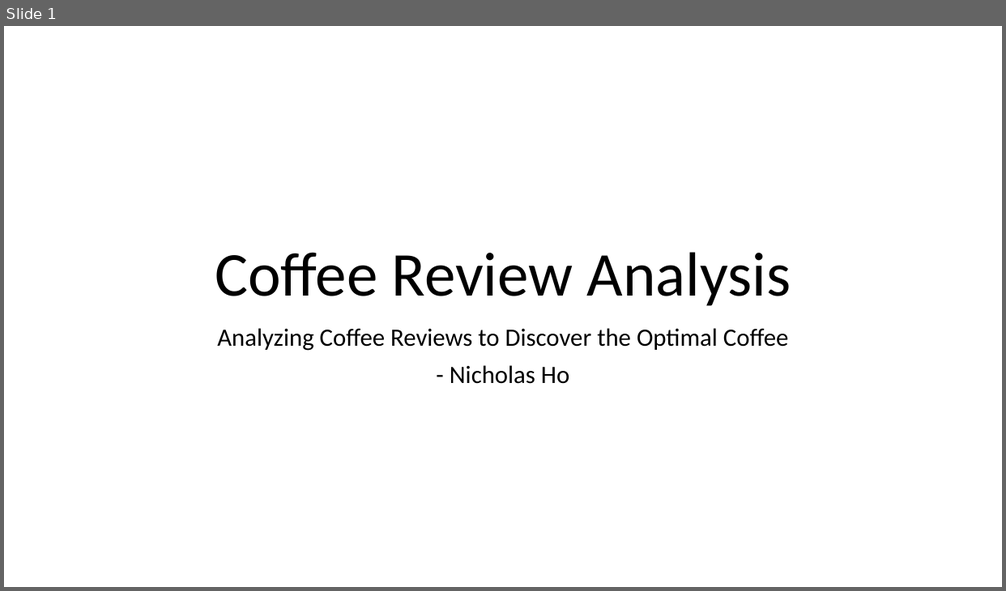
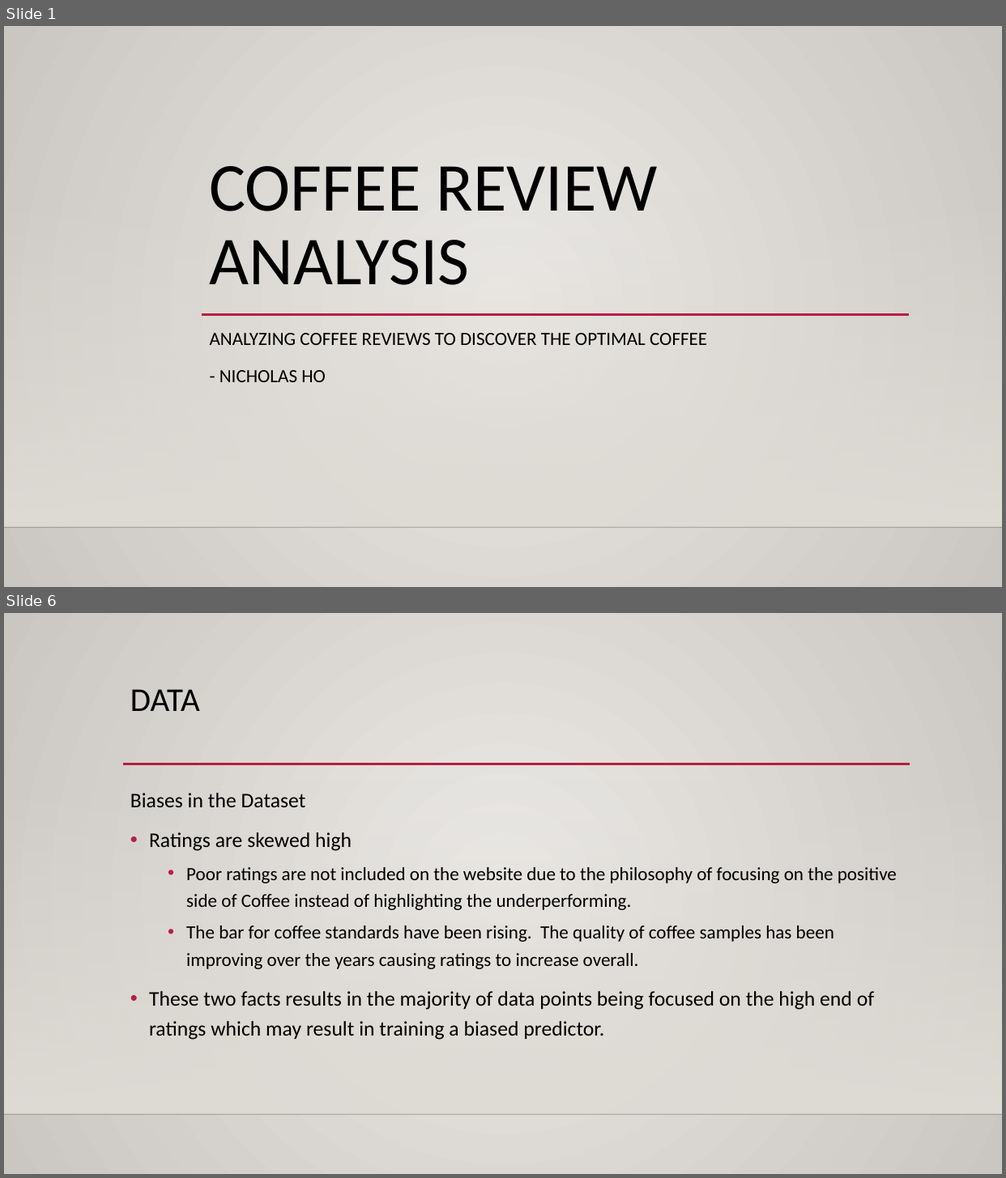
Before and after one commit to DATA-606-SPRING-2023-TUE/nicholas_data606, a slide deck: docs/Project_Presentation.pptx. Shown one above the other, each under a label of ours: slide 1 before the commit, slides 1 and 6 after it; the slides between them are not shown. The pictures are 1006x591 and 1006x1178 pixels, drawn with LibreOffice and Linux fonts; fonts in the diff are those of the drawing; background and template pictures are left out. Boxes give left, top, right and bottom in pixels: in the first picture for what was removed or moved away, otherwise in the second. Text is boxed around its words. In the diff, an @@ line names an element or a change of style, - is before the commit and + after.

```diff
--- a/docs/Project_Presentation.pptx
+++ b/docs/Project_Presentation.pptx
@@ slide 6 added at (4, 613, 1002, 1174), background gradient #ECEAE7 to #CAC7C1; not listed: 2 template elements that a slide beside it also shows @@
@@ title added at (130, 689, 200, 711), 32 pt, text #000000 @@
+DATA
@@ line added from (123, 764) to (910, 764), #B71E42 2.5 pt @@
@@ text added at (130, 793, 897, 1040), 18 pt, text #000000 @@
+Biases in the Dataset
+• Ratings are skewed high
+  • Poor ratings are not included on the website due to the philosophy of focusing on the positive side of Coffee instead of highlighting the underperforming.
+  • The bar for coffee standards have been rising. The quality of coffee samples has been improving over the years causing ratings to increase overall.
+• These two facts results in the majority of data points being focused on the high end of ratings which may result in training a biased predictor.
@@ slide 1 changed as well @@
@@ background #FFFFFF to gradient #ECEAE7 to #CAC7C1 @@
@@ title at (210, 166, 658, 285): text changed; size 60 to 66 pt @@
-Coffee Review Analysis
+COFFEE REVIEW ANALYSIS
@@ rectangle added at (4, 191, 1002, 527), fill gradient #DFDBD5 @@
@@ line added from (202, 315) to (909, 315), #B71E42 2.5 pt @@
@@ subtitle at (210, 333, 707, 382): text changed; size 24 to 18 pt @@
-Analyzing Coffee Reviews to Discover the Optimal Coffee
-- Nicholas Ho
+ANALYZING COFFEE REVIEWS TO DISCOVER THE OPTIMAL COFFEE
+- NICHOLAS HO
@@ line added from (4, 527) to (1002, 527), #000001 1 pt @@
```
Also in this commit, not shown: 3 other slides changed, 8 other slides added, 5 slides removed.
